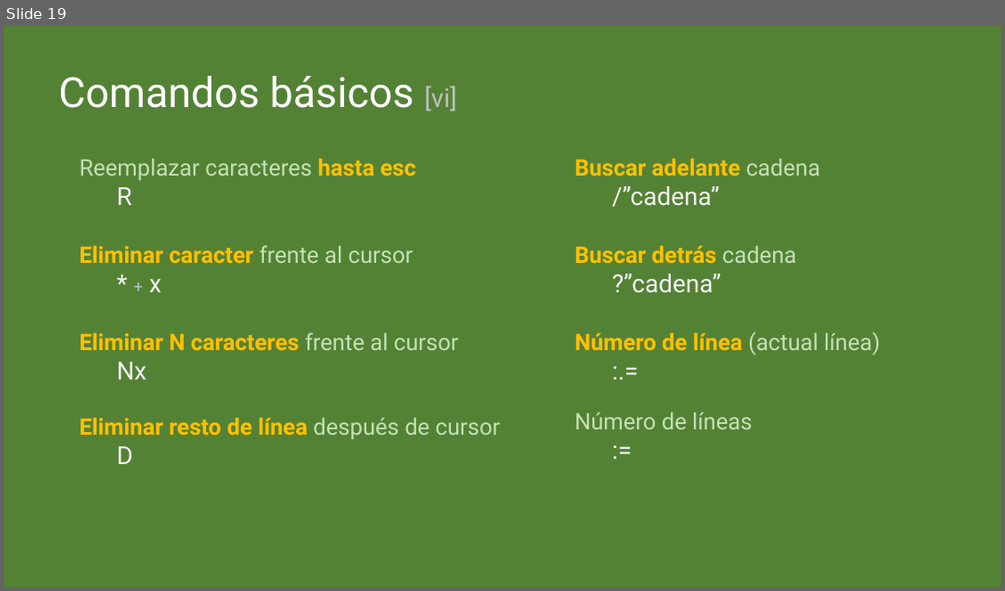
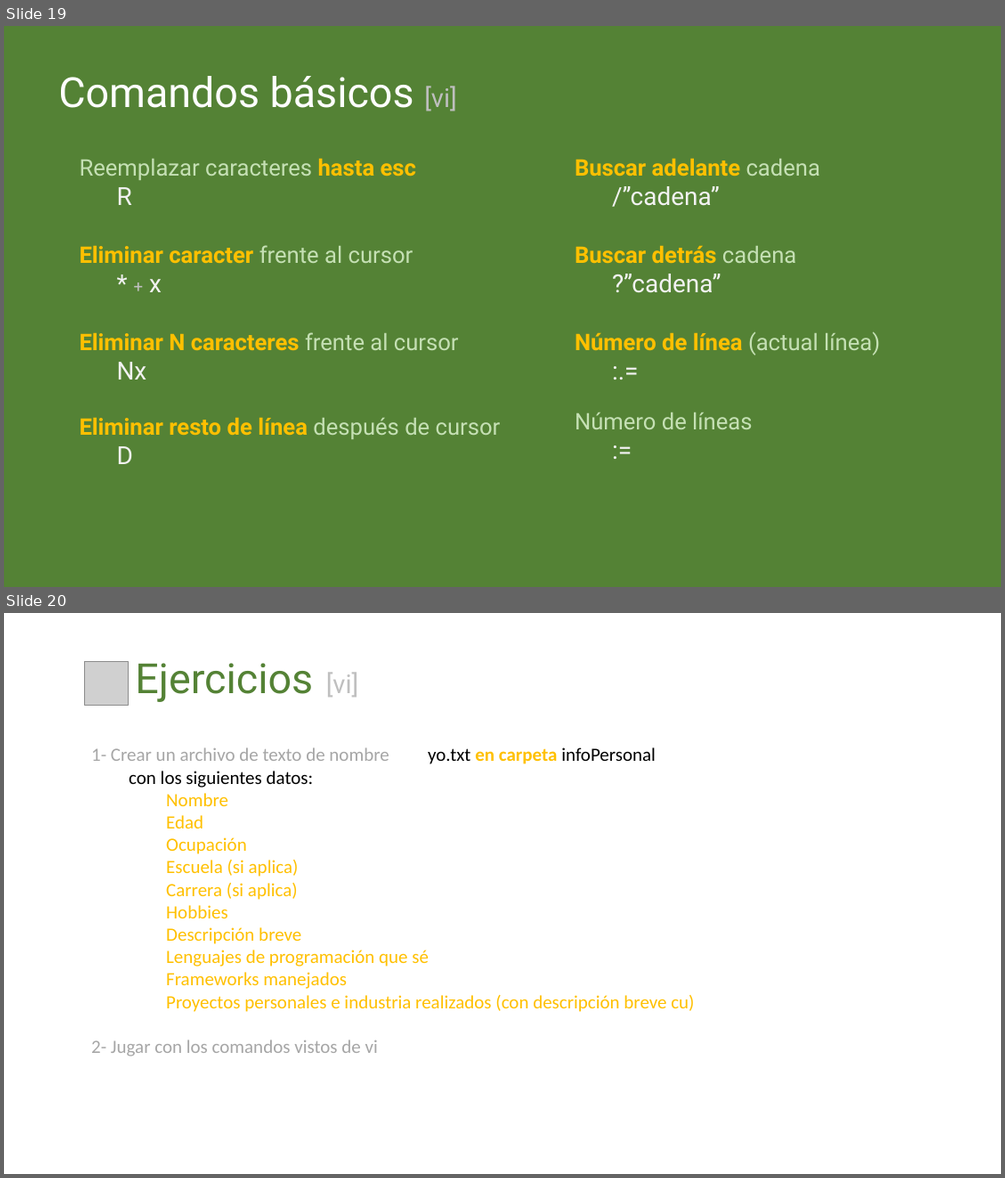
Before and after one commit to cimadev/PlaticasTalleres, a slide deck: 2017/dec_7_Git_GitHub_WorkShop/DGO.pptx. Shown one above the other, each under a label of ours: slide 19 before the commit, slides 19 and 20 after it. The pictures are 1005x591 and 1005x1178 pixels, drawn with LibreOffice and Linux fonts; fonts in the diff are those of the drawing; grey boxes stand for pictures. Boxes give left, top, right and bottom in pixels: in the first picture for what was removed or moved away, otherwise in the second. Text is boxed around its words. In the diff, an @@ line names an element or a change of style, - is before the commit and + after.

```diff
--- a/2017/dec_7_Git_GitHub_WorkShop/DGO.pptx
+++ b/2017/dec_7_Git_GitHub_WorkShop/DGO.pptx
@@ slide 20 added at [4,613,1001,1174], background #FFFFFF @@
@@ picture added at [84,662,128,706] @@
@@ text added at [135,663,359,702], 40 pt, text #548235 @@
+Ejercicios [vi]
@@ text added at [91,747,694,1056], 18 pt, text #FFC000 @@
+1- Crear un archivo de texto de nombre yo.txt en carpeta infoPersonal
+con los siguientes datos:
+Nombre
+Edad
+Ocupación
+Escuela (si aplica)
+Carrera (si aplica)
+Hobbies
+Descripción breve
+Lenguajes de programación que sé
+Frameworks manejados
+Proyectos personales e industria realizados (con descripción breve cu)
+2- Jugar con los comandos vistos de vi
```
Also in this commit, not shown: 1 slide changed, 6 other slides added, 1 slide removed.
